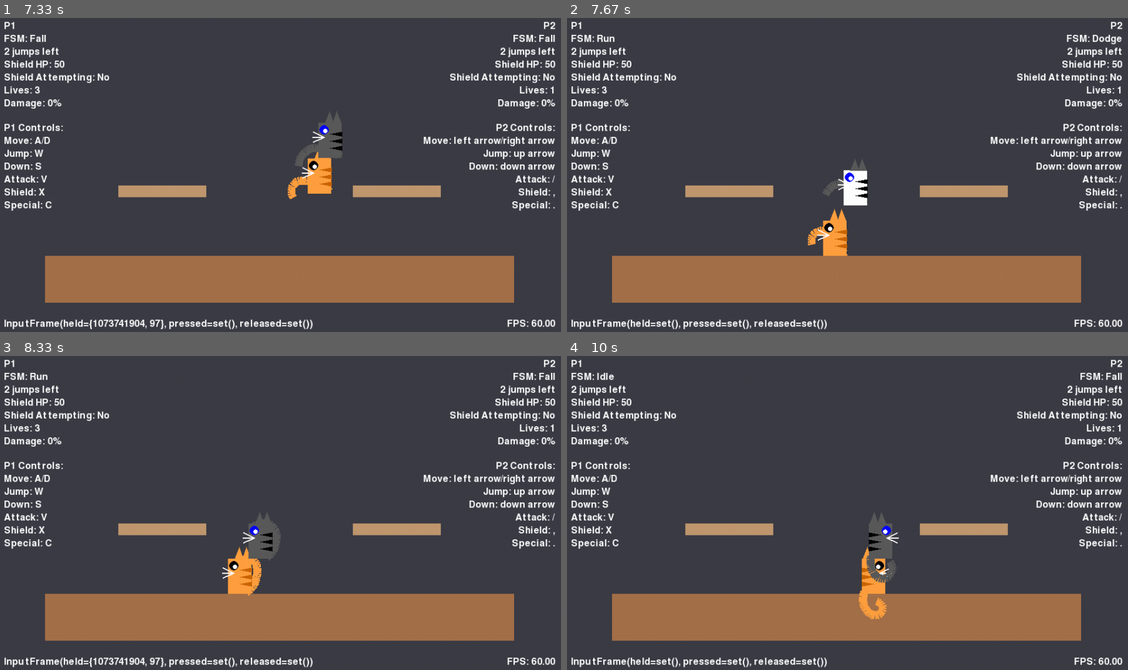
Above: before the commit, frames 1-4 (two rows, left to right).
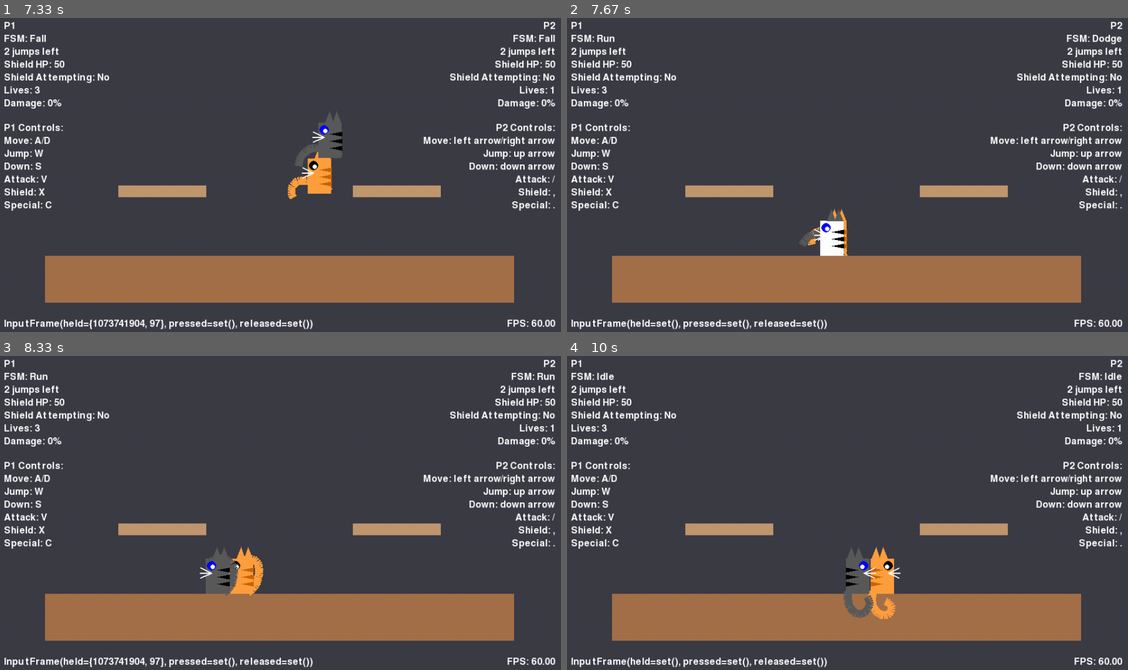
Above: after the commit, the same moments.

Repository: avidrucker/pycats
Game: pygame game, started from pycats/game.py
Two runs of this game, one before a commit and one after it. Both use one fixed random seed, a clock stepped at 60 frames per second and the inputs below.
Inputs:
- Up to frame 1 (7.33 s): tap X at 0.33 s; hold Right 0.67-1.13 s; hold D 0.67-1.13 s; hold Up 1.17-1.47 s; hold W 1.17-1.47 s; hold Right 1.5-1.97 s; hold D 1.5-1.97 s; hold Left 2-2.53 s; hold A 2-2.53 s; tap V at 2.57 s; hold Left 3.23-3.63 s; hold A 3.23-3.63 s; hold Up 3.67-4.03 s; hold W 3.67-4.03 s; hold Right 4.07-4.7 s; hold D 4.07-4.7 s; hold Left 5.13-5.6 s; hold A 5.13-5.6 s; hold Right 5.63-6.1 s; hold D 5.63-6.1 s; hold Up 6.13-6.43 s; hold W 6.13-6.43 s; hold Right 6.47-6.93 s; hold D 6.47-6.93 s; hold Left from 6.97 s (still down); hold A from 6.97 s (still down)
- Up to frame 2 (7.67 s): release Left at 7.5 s; release A at 7.5 s; tap , at 7.53 s
- Up to frame 3 (8.33 s): hold Left from 8.2 s (still down); hold A from 8.2 s (still down)
- Up to frame 4 (10 s): release Left at 8.6 s; release A at 8.6 s; hold Up 8.63-9 s; hold W 8.63-9 s; hold Right 9.03-9.67 s; hold D 9.03-9.67 s; tap , at 9.7 s

Frame 1 is identical in both runs. In frame 2, 1.2% of the frame differs, in the area x 41-54%, y 44-76%; in frame 3, 1.6%; in frame 4, 2.1%, in the area x 49-99%, y 5-84%.

Commit message:
fix prevent falling through thin platforms during ground spot dodges, air dodges preserve xy velocity

Diff:
--- a/pycats/entities/player.py
+++ b/pycats/entities/player.py
@@ -220,19 +220,29 @@
         was_airborne = not self.on_ground
 
         # input / movement / state logic --------------------------------------
+        dodge_initiated = False
         if self.fsm.state not in ("dodge", "hurt", "stun"):
-            self.handle_actions(input_frame, attack_group)
-            self.handle_move(held)
+            dodge_initiated = self.handle_actions(input_frame, attack_group)
+            # Don't apply movement if a dodge was just initiated to prevent friction from reducing dodge velocity
+            if not dodge_initiated:
+                self.handle_move(held)
 
         # physics ---------------------------------------------------
-        # Apply gravity - but not for spot dodges to prevent falling through thin platforms
-        if not (self.fsm.state == "dodge" and self.spot_dodge_shield_held):
+        # Apply gravity - but not for ground-based spot dodges to prevent falling through thin platforms
+        # Air dodges should still have normal gravity
+        is_ground_spot_dodge = (
+            self.fsm.state == "dodge" and
+            self.spot_dodge_shield_held and
+            self.on_ground
+        )
+
+        if not is_ground_spot_dodge:
             apply_gravity(self.vel)
         else:
-            # For spot dodges, keep velocity minimal to prevent any fall-through
+            # For ground spot dodges, keep velocity minimal to prevent any fall-through
             self.vel.y = 0
             # debugging
-            # print(f"SPOT DODGE GRAVITY PREVENTION: {self.char_name} gravity blocked during spot dodge")
+            # print(f"GROUND SPOT DODGE GRAVITY PREVENTION: {self.char_name} gravity blocked during ground spot dodge")
 
         # Edge-aware dodge: prevent horizontal movement if it would take player off platform
         # This happens AFTER any friction is applied and immediately before movement
@@ -267,6 +277,7 @@
                     self.vel.x = 0  # Stop any rightward movement
                     # debugging
                     # print(f"CLAMPED RIGHT: {self.char_name} from {old_pos} to {self.rect.right}")
+        # No else clause needed - edge detection is correctly conditional
 
         # Apply movement - this must happen immediately after edge check
         move_rect(self.rect, self.vel)
@@ -288,17 +299,14 @@
                     self.rect.right = platform_rect.right
                     self.vel.x = 0
 
-        # Special handling for spot dodge: prevent falling through thin platforms
-        # if shield is still held when dodge ends
+        # Special handling for preventing drop-through of thin platforms
+        # when shield is held with down (both during ground spot dodge and shield state)
+        is_shield_down_held = self._pressed(held, "shield") and self._pressed(held, "down")
         should_prevent_drop_through = (
-            (self.fsm.state == "dodge" and
-             self.spot_dodge_shield_held and
-             self._pressed(held, "shield") and
-             self._pressed(held, "down")) or
-            # Also prevent drop-through immediately after spot dodge if shield is held
-            (self.fsm.state == "shield" and
-             self.shield_attempting and
-             self._pressed(held, "down"))
+            # During ground spot dodge (only, not air dodge)
+            (self.fsm.state == "dodge" and self.spot_dodge_shield_held) or
+            # In shield state with down held (after spot dodge or manual shielding)
+            (self.fsm.state == "shield" and is_shield_down_held)
         )
 
         # debugging
@@ -309,23 +317,23 @@
             self.rect,
             self.vel,
             platforms,
-            self._pressed(held, "down") and not should_prevent_drop_through,  # Don't drop through if spot dodging with shield
+            self._pressed(held, "down") and not should_prevent_drop_through,  # Don't drop through if conditions met
             self.drop_platform,
         )
 
-        # Special case: maintain on_ground status during spot dodge to prevent unwanted fall transitions
+        # Special case: maintain on_ground status during ground spot dodge to prevent unwanted fall transitions
         if self.fsm.state == "dodge" and self.spot_dodge_shield_held:
-            # Force on_ground to remain True during spot dodge to prevent falling
+            # Force on_ground to remain True during ground spot dodge to prevent falling
             if not self.on_ground:
                 # debugging
-                # print(f"SPOT DODGE GROUND FIX: {self.char_name} forced back to ground during spot dodge")
+                # print(f"GROUND SPOT DODGE GROUND FIX: {self.char_name} forced back to ground during spot dodge")
                 self.on_ground = True
                 # Also ensure the player stays at the exact platform level
                 current_platform = find_current_platform(self.rect, platforms)
                 if current_platform:
                     self.rect.bottom = current_platform.rect.top
                     # debugging
-                    # print(f"SPOT DODGE POSITION FIX: {self.char_name} position corrected to platform top")
+                    # print(f"GROUND SPOT DODGE POSITION FIX: {self.char_name} position corrected to platform top")
 
         self._handle_landing(was_airborne)
 
@@ -401,7 +409,7 @@
             self.vel.y = JUMP_VEL
             self.jumps_remaining -= 1
             self.shield_attempting = False
-            return
+            return False  # No dodge initiated
 
         # ------- Dodge Logic (check first to prevent shield conflicts) -------
         #### DONE: implement dodge as a combo press of directional + shield
@@ -411,11 +419,25 @@
         #### DONE: make player rect flash semi-transparent white while in dodge state
         # Shield-plus-direction = dodge
         can_dodge_state = self.fsm.state in ("idle", "jump", "fall", "shield")
+        # Special case: allow adding direction to neutral air dodges
+        can_modify_air_dodge = (
+            self.fsm.state == "dodge" and
+            not self.on_ground and
+            abs(self.vel.x) < 0.1 and  # Currently has no horizontal velocity
+            self.dodge_timer > 0  # Still dodging
+        )
+
+        if self.fsm.state == "dodge" and not self.on_ground:
+            print(f"DEBUG: Air dodge check for {self.char_name}: state={self.fsm.state}, on_ground={self.on_ground}, vel.x={self.vel.x}, abs(vel.x)={abs(self.vel.x)}, dodge_timer={self.dodge_timer}, can_modify={can_modify_air_dodge}")
+
+        if can_modify_air_dodge:
+            print(f"DEBUG: can_modify_air_dodge=True for {self.char_name}")
+
         shield_down = self._pressed(held, "shield")
         shield_pressed = self._pressed(pressed, "shield")
         dodge_initiated = False
 
-        if can_dodge_state and self.dodge_timer == 0:
+        if (can_dodge_state and self.dodge_timer == 0) or can_modify_air_dodge:
             dir_x = None
 
             # Priority 1: Check for simultaneous shield + direction press (including spot dodge)
@@ -426,13 +448,14 @@
             elif shield_pressed and self._pressed(pressed, "right"):
                 dir_x = 1  # right dodge
             # Priority 2: Check if shield is *just* pressed for air dodge or momentum dodge
-            elif shield_pressed:
+            elif shield_pressed and not can_modify_air_dodge:  # Don't allow shield-only during air dodge modification
                 if not self.on_ground:
                     dir_x = 0  # air dodge without direction pressed
                 elif abs(self.vel.x) > 0.1:
                     dir_x = 1 if self.vel.x > 0 else -1
             # Priority 3: Check if a direction is freshly pressed while shield is held (ground dodge)
-            elif shield_down:
+            # OR if direction is pressed during neutral air dodge
+            elif shield_down or can_modify_air_dodge:
                 if self._pressed(pressed, "down"):
                     dir_x = 0
                 elif self._pressed(pressed, "left"):
@@ -441,14 +464,20 @@
                     dir_x = 1
 
             if dir_x is not None:
-                if self.on_ground or self.air_dodge_ok:
+                if can_modify_air_dodge:
+                    # Special case: modifying existing air dodge
+                    if dir_x != 0:  # Only allow directional modification, not neutral
+                        print(f"DEBUG: Modifying air dodge velocity from {self.vel.x} to {dir_x * DODGE_SPEED}")
+                        self.vel.x = (dir_x * DODGE_SPEED) + self.vel.x
+                        dodge_initiated = True
+                elif self.on_ground or self.air_dodge_ok:
                     self._start_dodge(dir_x)
                     dodge_initiated = True
                     if not self.on_ground:
                         self.air_dodge_ok = False
                 # debugging
                 # print("dodge handled")
-                return  # dodge handled, no further actions needed
+                return True  # Dodge initiated, no further actions needed
 
         # ------- Shield -------------------------------------------
         # 2.  Shield can **only** be (re)started while on ground and not airborne
@@ -480,6 +509,8 @@
 
         # e.g. disappearing ranged attack (vanish immediately on hit) like fireballs
         # attack_group.add(Attack(self, disappear_on_hit=True))
+
+        return False  # No dodge initiated
 
     # ============================================================= KO / respawn
     def _outside_blast_zone(self) -> bool:
@@ -532,15 +563,25 @@
         self.image.fill(WHITE)  # flash white
         self.dodge_blocked_by_edge = False  # Reset edge blocking flag
 
-        # For spot dodges, don't set any velocity to prevent movement
-        if dir_x == 0:
-            self.vel.update(0, 0)  # No movement for spot dodge
+        # Only set spot_dodge_shield_held for ground-based spot dodges (not air dodges)
+        if dir_x == 0 and self.on_ground:
+            # Ground spot dodge - no movement, special thin platform protection
+            self.vel.update(0, 0)  # No movement for ground spot dodge
             self.spot_dodge_shield_held = True
             # debugging
-            # print(f"SPOT DODGE START: {self.char_name} spot dodge initiated with zero velocity")
+            # print(f"GROUND SPOT DODGE START: {self.char_name} ground spot dodge initiated")
+        elif dir_x == 0 and not self.on_ground:
+            # Air dodge - preserve Y velocity, no horizontal movement
+            # self.vel.x = 0  # Only reset horizontal velocity for air dodge
+            self.spot_dodge_shield_held = False
+            # debugging
+            # print(f"AIR DODGE START: {self.char_name} air dodge initiated (preserving Y velocity)")
         else:
-            # Set dodge velocity for directional dodges (friction will be applied, edge checking happens during physics)
-            self.vel.update(dir_x * DODGE_SPEED, 0)
+            # Directional dodge (ground roll) - set horizontal velocity, preserve or reset Y
+            if self.on_ground:
+                self.vel.update(dir_x * DODGE_SPEED, 0)  # Ground roll
+            else:
+                self.vel.x = dir_x * DODGE_SPEED + self.vel.x  # Air directional dodge - preserve Y velocity
             self.spot_dodge_shield_held = False
 
     # --------------------------------------------------- FSM scaffold (pass-A)
@@ -550,6 +591,7 @@
             table={
                 "idle": [
                     Transition("attack", lambda f, ctx: self.attack_timer > 0),
+                    Transition("dodge", lambda f, ctx: self.dodge_timer > 0),  # Dodge should take priority
                     Transition(
                         "run", lambda f, ctx: self.vel.x != 0 and self.on_ground
                     ),
@@ -558,11 +600,11 @@
                         "fall", lambda f, ctx: not self.on_ground and self.vel.y > 0
                     ),
                     Transition("shield", lambda f, ctx: self.shield_attempting),
-                    Transition("dodge", lambda f, ctx: self.dodge_timer > 0),
                     Transition("hurt", lambda f, ctx: self.hurt_timer > 0),
                 ],
                 "run": [
                     Transition("attack", lambda f, ctx: self.attack_timer > 0),
+                    Transition("dodge", lambda f, ctx: self.dodge_timer > 0),  # Dodge should take priority
                     Transition("idle", lambda f, ctx: self.vel.x == 0),
                     Transition("jump", lambda f, ctx: self.vel.y < 0),
                     Transition(
